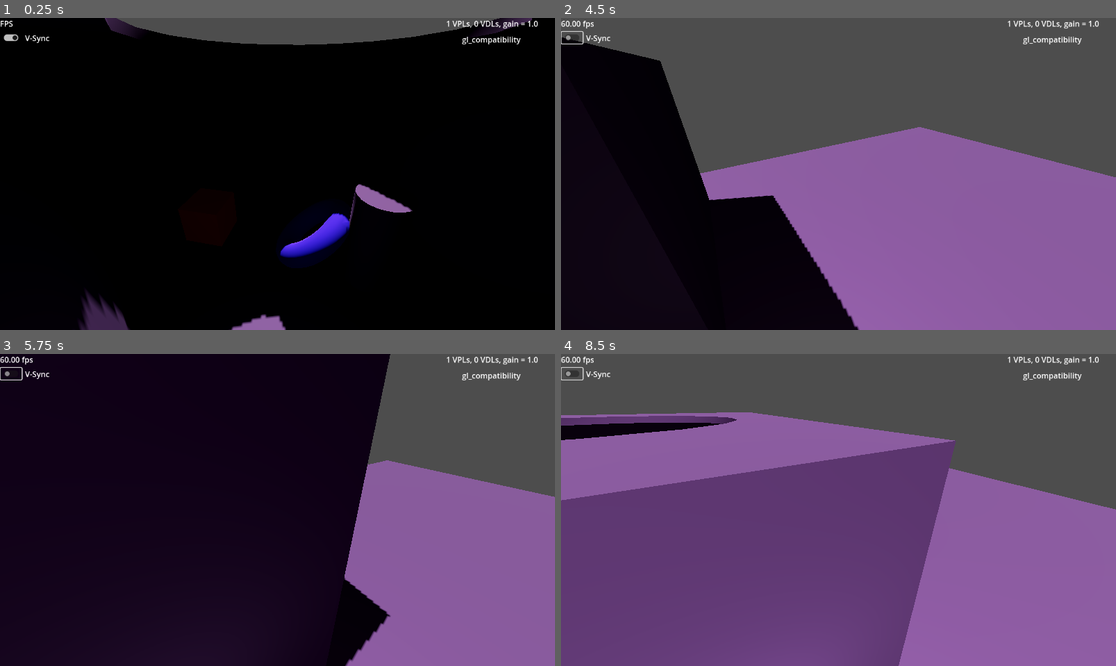
Above: before the commit, frames 1-4 (two rows, left to right).
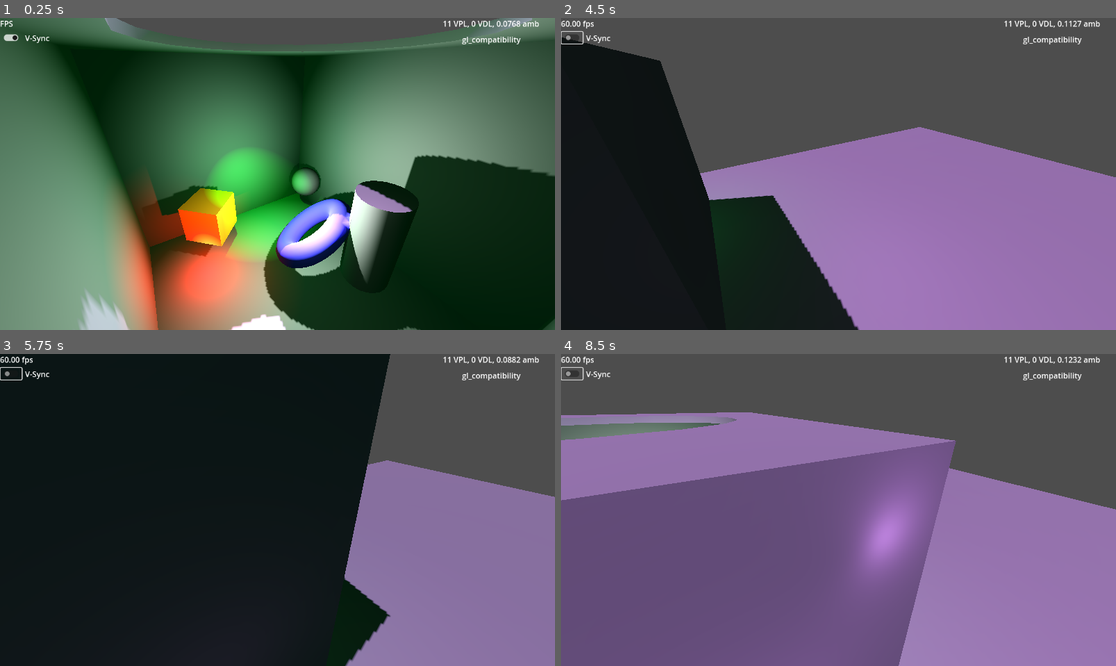
Above: after the commit, the same moments.

Repository: GregPickering/O1S_FauxGI
Game: Godot game, scene res://Scenes/scene_3d.tscn
The game is run twice, just before and just after one commit, with the same random seed, the same clock (stepped at 60 frames per second) and the same inputs.
Inputs (mouse positions are in pixels of both pictures, inside the frame that each line leads up to):
- Up to frame 1 (0.25 s): no input
- Up to frame 2 (4.5 s): tap Enter at 0.5 s; move the mouse to (960, 158) at 0.52 s; hold D 0.53-1.25 s; tap G at 0.6 s; click (960, 158) at 0.67 s; drag from (727, 189) to (810, 236) at 1.27 s; click (572, 36) at 2 s; move the mouse to (894, 105) at 2.77 s; hold D 2.78-3.5 s; tap E at 2.85 s; drag from (810, 236) to (672, 127) at 3.52 s; move the mouse to (1005, 220) at 4.27 s; hold A from 4.28 s (still down); tap Q at 4.35 s
- Up to frame 3 (5.75 s): release A at 5 s; drag from (111, 463) to (194, 432) at 5.02 s
- Up to frame 4 (8.5 s): move the mouse to (866, 510) at 5.77 s; hold S 5.78-6.5 s; tap G at 5.85 s; click (866, 510) at 5.92 s; drag from (755, 432) to (727, 525) at 6.52 s; move the mouse to (960, 494) at 7.27 s; hold W 7.28-8 s; tap E at 7.35 s; drag from (727, 525) to (810, 572) at 8.02 s

The runs differ from the first frame. In frame 1, 95% of the frame differs, in the area x 0-100%, y 0-100%; in frame 2, 15%; in frame 3, 4.7%; in frame 4, 17%.

Commit message:
Can update a linked status label
If you link a label node, FauxGI will show # of VPS, VDL, ambient energy.

Diff:
--- a/O1S_FauxGI/faux_gi.gd
+++ b/O1S_FauxGI/faux_gi.gd
@@ -52,6 +52,8 @@
 @export_category( "Scene Integration" )
 ## The node containing all the lights we wish to GI-ify
 @export var top_node : Node3D = null
+## A label if we want some status text
+@export var label_node : Label = null
 ## Maximum number of Virtual Point Lights we can add to the scene to simulate GI
 @export_range( 1, 1024 ) var max_vpls : int = 32
 ## Maximum number of directional sources we can add to the scene to simulate GI
@@ -211,9 +213,20 @@
 	if last_active_VDLs != active_VDLs:
 		last_active_VDLs = active_VDLs
 		print( last_active_VDLs, " active VDLs" )
-
+	# status?
+	if label_node:
+		if bounce_gain < 0.01:
+			label_node.text = "FauxGI DISABLED"
+		else:
+			label_node.text = (
+				str( active_VPLs ) + " VPL, " +
+				str( active_VDLs ) + " VDL, %1.4f amb " % ambient_energy
+				)
+
+var ambient_energy : float = 0.0
 func disable_ambient_secondaries():
 	if environment_node and environment_node.environment:
+		ambient_energy = 0.0
 		environment_node.environment.ambient_light_source = Environment.AMBIENT_SOURCE_DISABLED
 
 # cascaded exponential filtering
@@ -273,7 +286,9 @@
 		# and in case we are updating the environmental ambient...
 		environment_node.environment.ambient_light_source = Environment.AMBIENT_SOURCE_COLOR
 		environment_node.environment.ambient_light_color = global_color / global_energy
-		environment_node.environment.ambient_light_energy = global_energy * ambient_gain
+		ambient_energy = global_energy * ambient_gain
+		environment_node.environment.ambient_light_energy = ambient_energy
+		#print( global_energy )
 
 	# Do we need a second pass to filter out the top N VPLs?
 	if preVPLs.size() > max_vpls:
--- a/Scenes/scene_3d.tscn
+++ b/Scenes/scene_3d.tscn
@@ -1,17 +1,16 @@
-[gd_scene load_steps=11 format=3 uid="uid://btirfsc7rf58b"]
+[gd_scene load_steps=10 format=3 uid="uid://btirfsc7rf58b"]
 
 [ext_resource type="PackedScene" uid="uid://b3vmtf81ju271" path="res://O1S_FauxGI/faux_gi.tscn" id="1_q5cge"]
 [ext_resource type="Script" uid="uid://d06yfe050b2oh" path="res://Scripts/camera.gd" id="2_pjwey"]
 [ext_resource type="Script" uid="uid://b4hkm2djkjy16" path="res://Scripts/spin_lights.gd" id="3_ok1gl"]
 [ext_resource type="Script" uid="uid://dpjhlb182qd2e" path="res://Scripts/fps.gd" id="4_cqamk"]
 [ext_resource type="Script" uid="uid://b74n28fy47qj1" path="res://Scripts/cb_v_sync.gd" id="5_c5wjy"]
-[ext_resource type="Script" uid="uid://bu0i1okglx0ic" path="res://Scripts/faux_gi_status_label.gd" id="6_bn1vk"]
 [ext_resource type="Script" uid="uid://h3bi55a3ev55" path="res://Scripts/renderer_label.gd" id="7_pjwey"]
 
 [sub_resource type="Environment" id="Environment_q5cge"]
 ambient_light_source = 2
-ambient_light_color = Color(0.804364, 0.600976, 0.890119, 1)
-ambient_light_energy = 0.030242
+ambient_light_color = Color(0.555033, 0.867273, 0.613327, 1)
+ambient_light_energy = 0.130593
 tonemap_mode = 3
 volumetric_fog_density = 0.271
 
@@ -23,10 +22,12 @@
 
 [node name="Scene3D" type="Node3D"]
 
-[node name="FauxGI" parent="." node_paths=PackedStringArray("environment_node") instance=ExtResource("1_q5cge")]
+[node name="FauxGI" parent="." node_paths=PackedStringArray("top_node", "label_node", "environment_node") instance=ExtResource("1_q5cge")]
+top_node = NodePath("..")
+label_node = NodePath("../UICanvas/FauxGIStatusLabel")
 bounce_gain = 1.0
+percent_stable = 75.0
 oversample_dir = 32
-add_looking_VPL = false
 environment_node = NodePath("../WorldEnvironment")
 
 [node name="WorldEnvironment" type="WorldEnvironment" parent="."]
@@ -79,13 +80,12 @@
 size = Vector3(15.4212, 0.1, 36.4354)
 
 [node name="SpinSpot" type="Node3D" parent="."]
-transform = Transform3D(0.884906, 0, 0.465769, 0, 1, 0, -0.465769, 0, 0.884906, 0, 0, 0)
+transform = Transform3D(-0.635147, 0, 0.772391, 0, 1, 0, -0.772391, 0, -0.635147, 0, 0, 0)
 script = ExtResource("3_ok1gl")
 speed = -1.795
 
 [node name="SpotLight3D" type="SpotLight3D" parent="SpinSpot"]
 transform = Transform3D(0.952537, 0.131593, -0.274512, 0.304381, -0.396676, 0.866026, 0.00507104, -0.908477, -0.417903, 0.79985, 3.19763, -0.713908)
-visible = false
 light_color = Color(0.192157, 1, 0.32549, 1)
 light_energy = 2.0
 shadow_enabled = true
@@ -94,12 +94,11 @@
 
 [node name="OmniLight3D" type="OmniLight3D" parent="SpinSpot"]
 transform = Transform3D(-0.128348, 0, -0.991729, 0, 1, 0, 0.991729, 0, -0.128348, -0.711475, 1.74288, -0.629222)
-visible = false
 light_energy = 1.5
 shadow_enabled = true
 
 [node name="SpinDir" type="Node3D" parent="."]
-transform = Transform3D(-0.344321, 0, 0.938852, 0, 1, 0, -0.938852, 0, -0.344321, 0, 0, 0)
+transform = Transform3D(0.974665, 0, -0.22367, 0, 1, 0, 0.22367, 0, 0.974665, 0, 0, 0)
 script = ExtResource("3_ok1gl")
 speed = 0.42
 
@@ -114,7 +113,6 @@
 
 [node name="OmniLight3D" type="OmniLight3D" parent="SpinDir"]
 transform = Transform3D(-0.859002, 0, 0.511972, 0, 1, 0, -0.511972, 0, -0.859002, 2.056, -0.19, -0.521)
-visible = false
 light_color = Color(1, 0, 0, 1)
 shadow_enabled = true
 omni_range = 3.0
@@ -149,9 +147,8 @@
 offset_left = -261.0
 offset_bottom = 23.0
 grow_horizontal = 0
-text = "FauxGI Status"
+text = "11 VPL, 0 VDL, 0.1306 amb "
 horizontal_alignment = 1
-script = ExtResource("6_bn1vk")
 
 [node name="RendererLabel" type="Label" parent="UICanvas"]
 anchors_preset = 1
